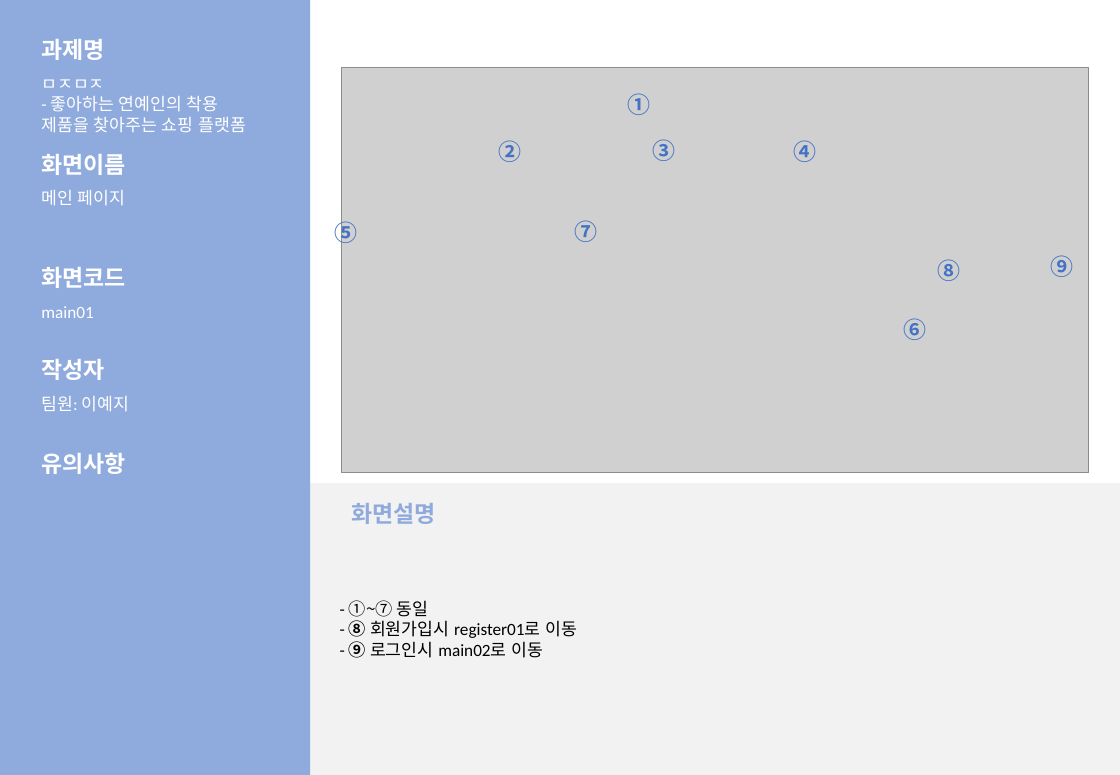
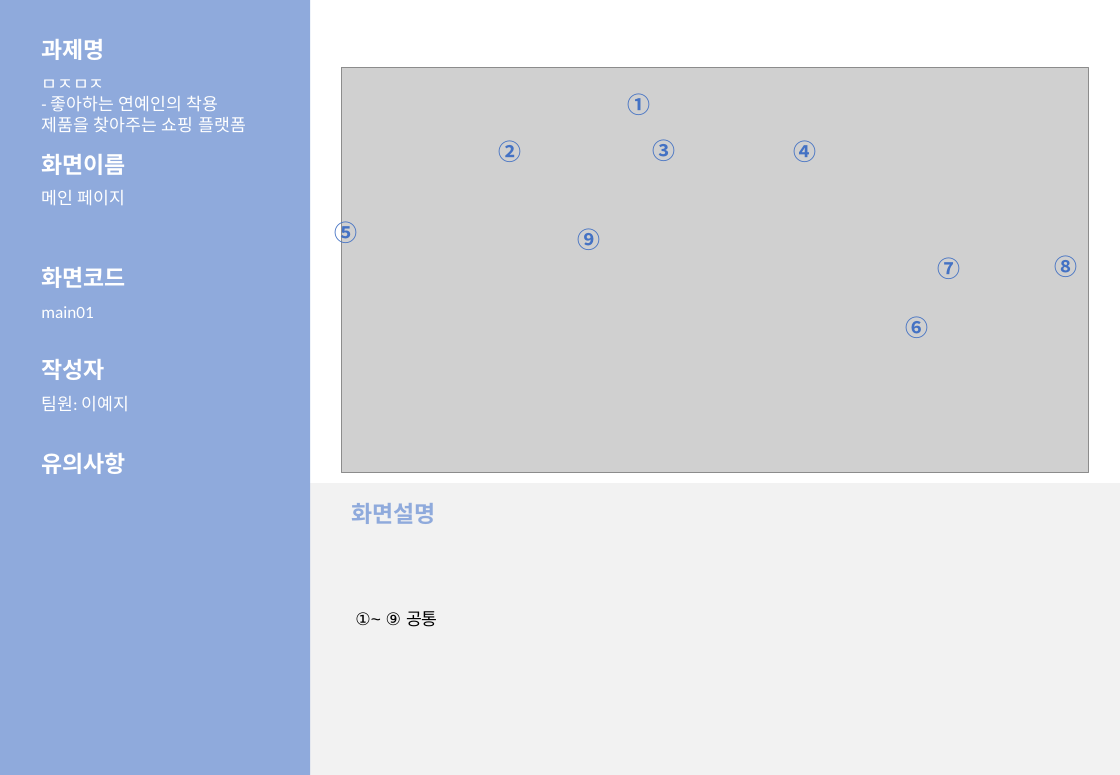
Before and after one commit to LeticiaKang/Project_Idol-Fandom-WebPlaform, a slide deck: slide 5 of 산출문서/화면설계서/화면설계서_서식(1조. HappyVirus) (2).pptx. Drawn at 1120x775 pixels with LibreOffice and Linux fonts; fonts in the diff are those of the drawing; grey boxes stand for pictures. Boxes give left, top, right and bottom in pixels: in the first picture for what was removed or moved away, otherwise in the second. Text is boxed around its words. In the diff, an @@ line names an element or a change of style, - is before the commit and + after.

```diff
--- a/산출문서/화면설계서/화면설계서_서식(1조. HappyVirus) (2).pptx
+++ b/산출문서/화면설계서/화면설계서_서식(1조. HappyVirus) (2).pptx
@@ text "⑨": place and size @@
-text "⑨" at [1051, 255, 1074, 277]
+text "⑨" at [578, 228, 601, 250]
@@ text "⑦": place and size @@
-text "⑦" at [574, 220, 597, 242]
+text "⑦" at [937, 257, 960, 279]
@@ text "⑧": place and size @@
-text "⑧" at [937, 259, 960, 281]
+text "⑧" at [1054, 255, 1077, 277]
@@ text in rectangle at [355, 611, 438, 627]: text changed; font Calibri to Arial @@
-- ①~⑦ 동일
-- ⑧ 회원가입시 register01로 이동
-- ⑨ 로그인시 main02로 이동
+①~ ⑨ 공통
```
Also in this commit, not shown: 12 other slides changed, 1 other file.
